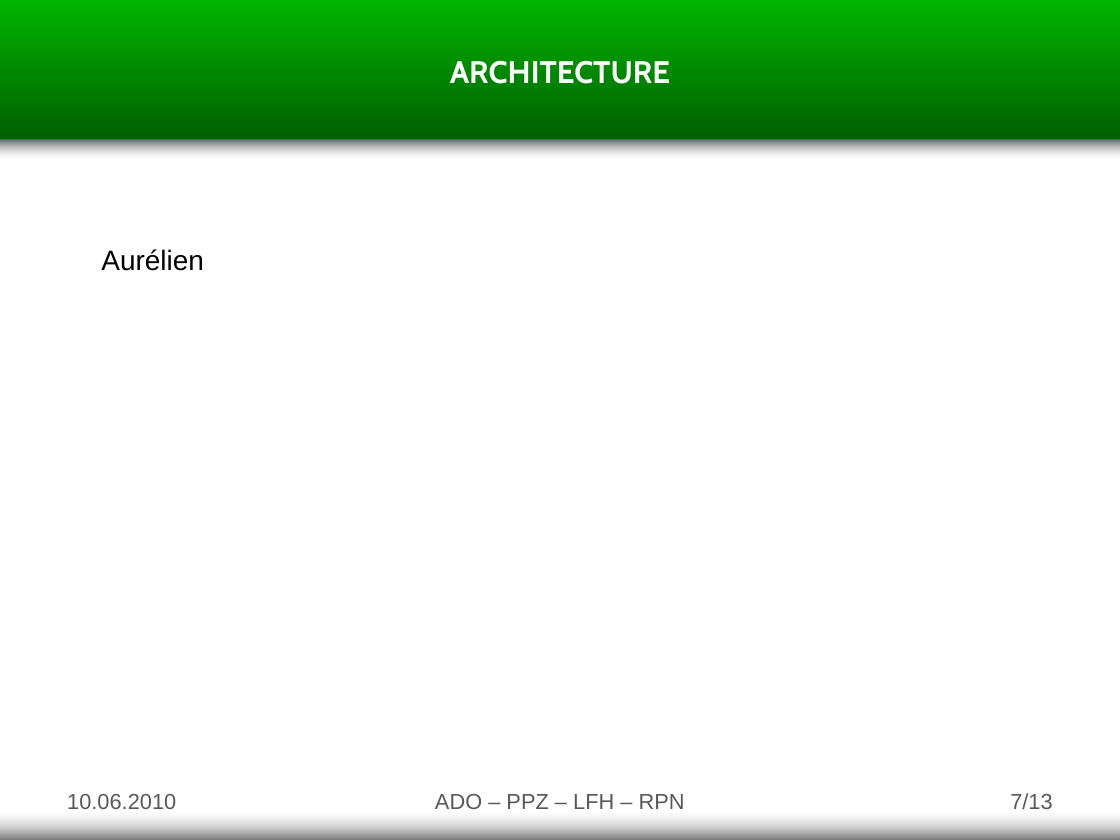
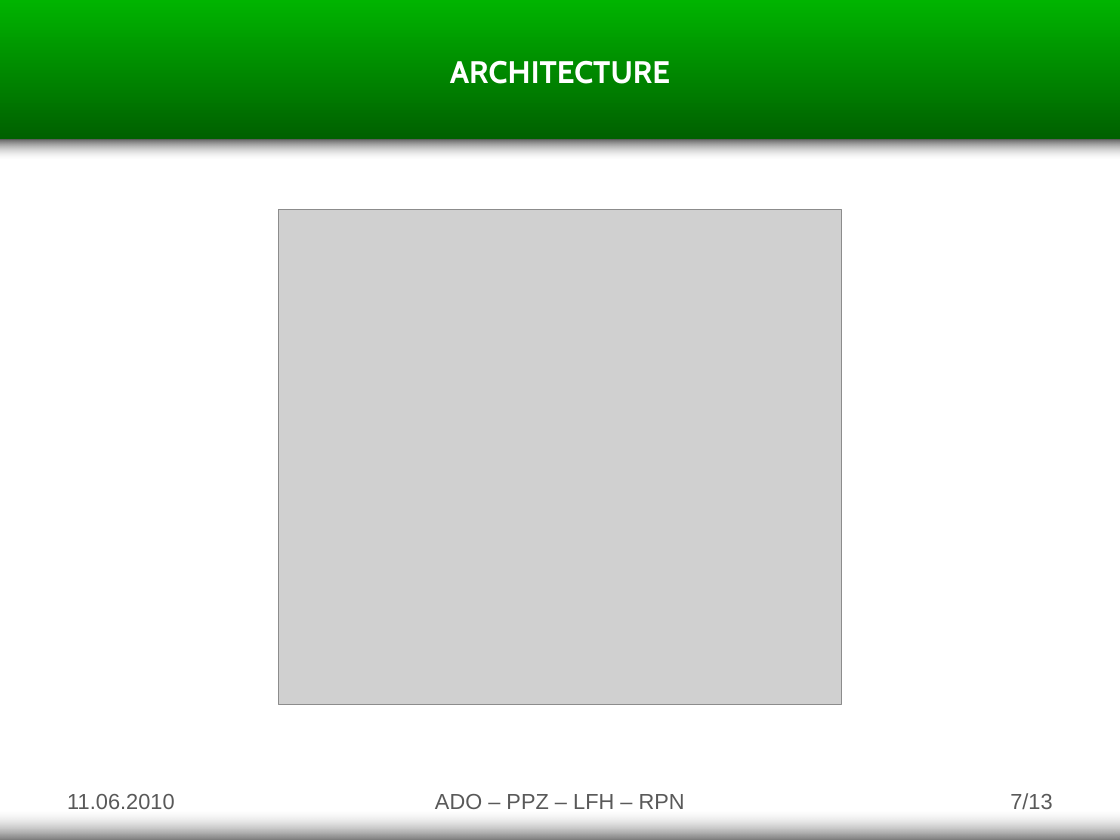
Before and after one commit to Adolio/asd-tower-defense, a slide deck: slide 7 of documents/v2.0/Presentation.pptx. Drawn at 1120x840 pixels with LibreOffice and Linux fonts; fonts in the diff are those of the drawing; grey boxes stand for pictures. Boxes give left, top, right and bottom in pixels: in the first picture for what was removed or moved away, otherwise in the second. Text is boxed around its words. In the diff, an @@ line names an element or a change of style, - is before the commit and + after.

Commit message:
Doc finale + présentation finale Aurélien

```diff
--- a/documents/v2.0/Presentation.pptx
+++ b/documents/v2.0/Presentation.pptx
@@ picture added at (279,209,841,704) @@
@@ text removed at (101,249,204,271) @@
-Aurélien
@@ text at (67,794,174,809): text changed @@
-10.06.2010
+11.06.2010
```
Also in this commit, not shown: 10 other slides changed, 5 other files.
